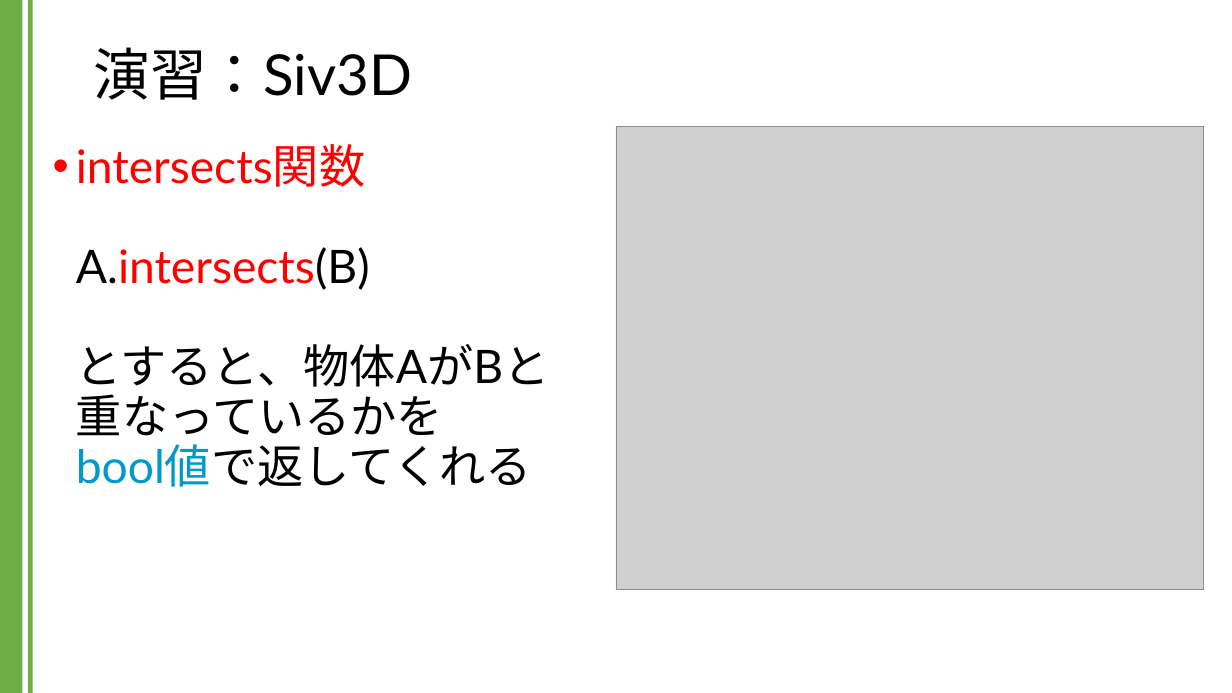
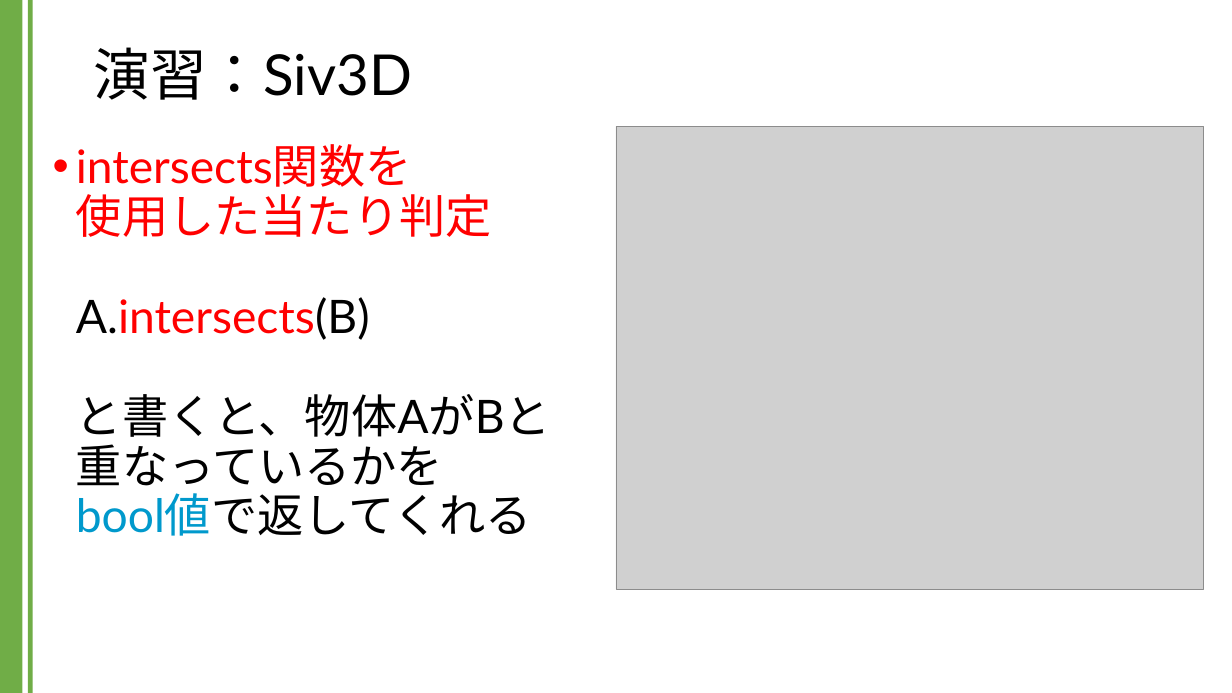
Before and after one commit to kic-murata/cpp2024, a slide deck: slide 49 of 授業資料/演習課題：Siv3D.pptx. Drawn at 1232x693 pixels with LibreOffice and Linux fonts; fonts in the diff are those of the drawing; grey boxes stand for pictures; background and template pictures are left out. Boxes give left, top, right and bottom in pixels: in the first picture for what was removed or moved away, otherwise in the second. Text is boxed around its words. In the diff, an @@ line names an element or a change of style, - is before the commit and + after.

```diff
--- a/授業資料/演習課題：Siv3D.pptx
+++ b/授業資料/演習課題：Siv3D.pptx
@@ text at (x1=76, y1=144, x2=551, y2=536): text changed; text colour #000000 to #FF0000 @@
-• intersects関数
-  A.intersects(B)
-  とすると、物体AがBと
-  重なっているかを
-  bool値で返してくれる
+• intersects関数を
+  使用した当たり判定
+  A.intersects(B)
+  と書くと、物体AがBと
+  重なっているかを
+  bool値で返してくれる
```
Also in this commit, not shown: 2 other slides changed, 10 slides added.
